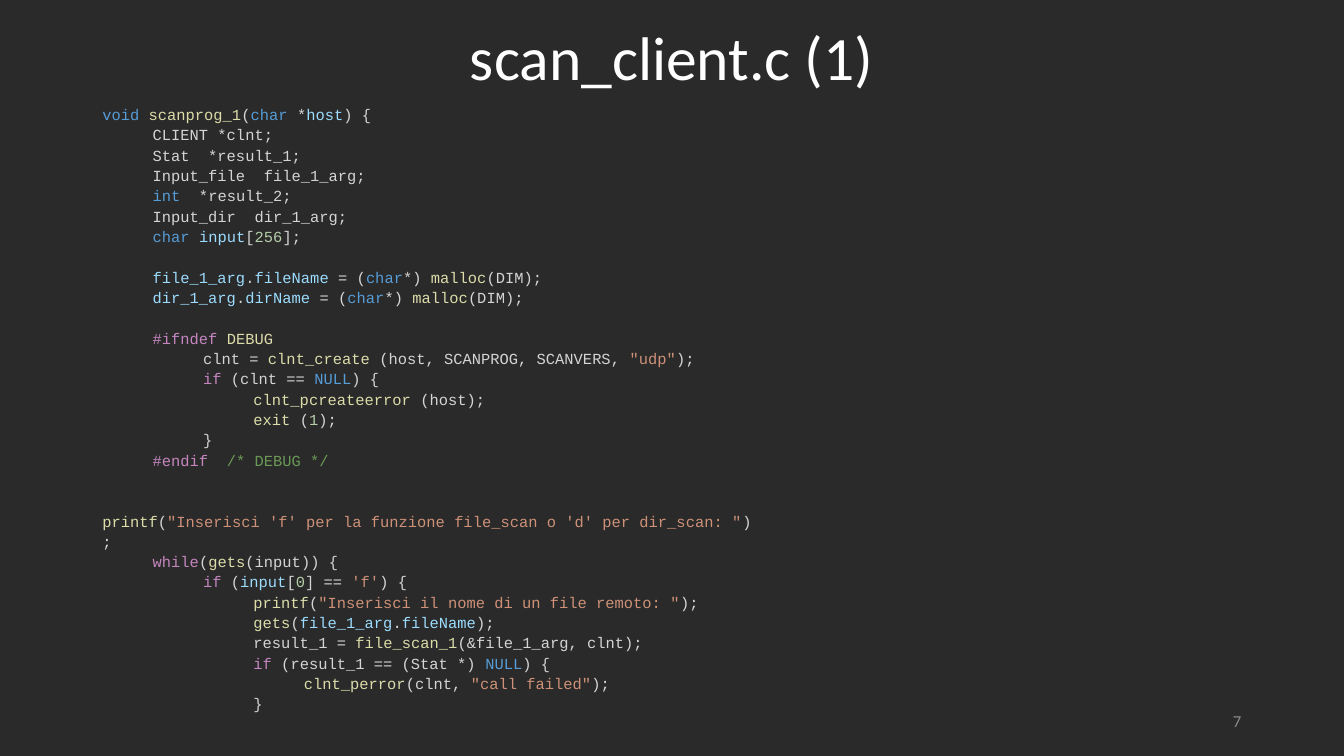
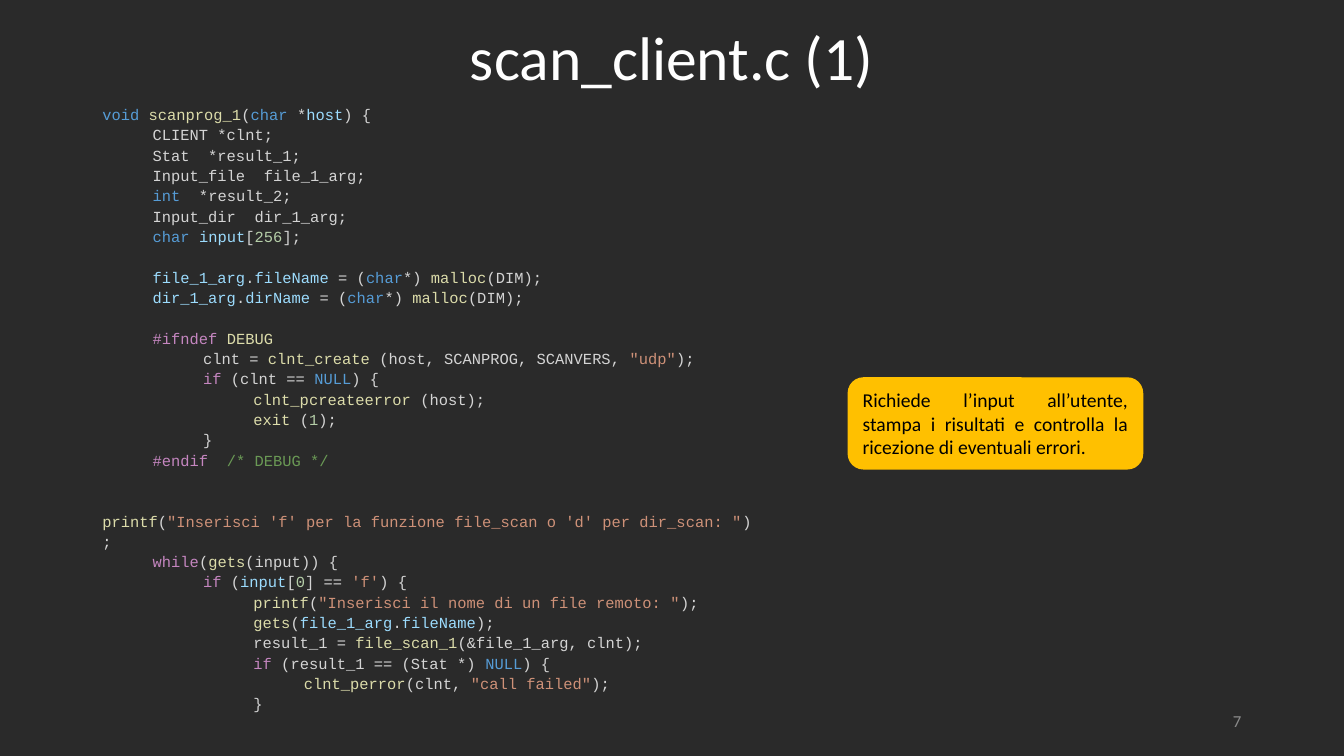
Before and after one commit to RetiCalc-Unibo/progetto8, a slide deck: slide 7 of Presentazione.pptx. Drawn at 1344x756 pixels with LibreOffice and Linux fonts; fonts in the diff are those of the drawing. Boxes give left, top, right and bottom in pixels: in the first picture for what was removed or moved away, otherwise in the second. Text is boxed around its words. In the diff, an @@ line names an element or a change of style, - is before the commit and + after.

```diff
--- a/Presentazione.pptx
+++ b/Presentazione.pptx
@@ rounded rectangle added at bbox=[849, 378, 1143, 469], fill #FFC000, outline #FFC000 1 pt, 14 pt, text #000000 @@
+Richiede l’input all’utente, stampa i risultati e controlla la ricezione di eventuali errori.
```
Also in this commit, not shown: 4 other slides changed, 1 slide removed, 1 other file.
